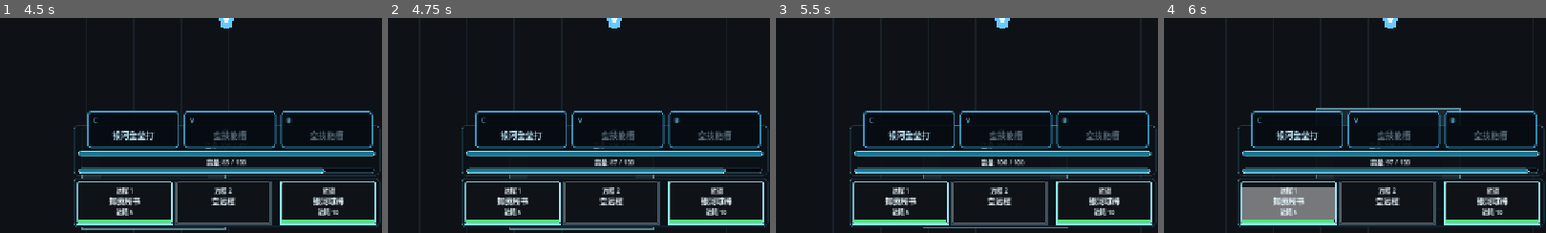
Above: before the commit, frames 1-4 (left to right).
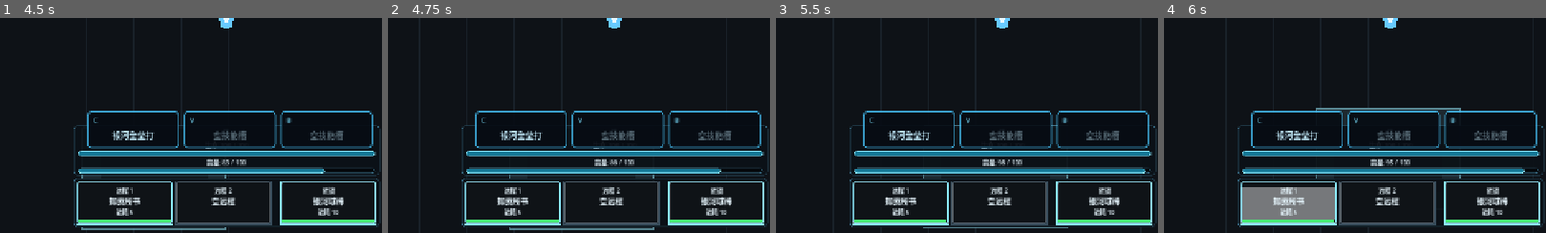
Above: after the commit, the same moments.

Repository: LisBam/StarHacker
Game: Godot game, scene res://scenes/ui/main_menu.tscn
The game is run twice, just before and just after one commit, with the same random seed, the same clock (stepped at 60 frames per second) and the same inputs.
Inputs (mouse positions are % of the whole screen's width and height, from its top left):
- Up to frame 1 (4.5 s): click "骇入" at 0.5 s; tap Enter at 1.25, 4.25 s; drag from (37, 93) to (53, 50) at 1.27 s; drag from (50, 93) to (53, 50) at 2.02 s; tap Space (dodge) at 2.75, 4.35 s; move the mouse to (63, 93) at 2.77 s; hold D (move_right) 2.78-3.5 s; click (63, 93) at 2.85 s; tap Shift (sprint) at 3.05 s; drag from (45, 70) to (20, 35) at 3.52 s; move the mouse to (80, 65) at 4.27 s; hold A (move_left) from 4.28 s (still down)
- Up to frame 2 (4.75 s): keep holding A (move_left); tap Shift (sprint) at 4.55 s
- Up to frame 3 (5.5 s): release A (move_left) at 5 s; drag from (20, 35) to (53, 50) at 5.02 s
- Up to frame 4 (6 s): move the mouse to (55, 50) at 5.77 s; hold S (move_down) from 5.78 s (still down); tap Shift (sprint) at 5.85 s; click (55, 50) at 5.92 s
The pictures show only the part of the screen within x 20-70%, y 50-100%; the shares and areas given below are measured in that part.

Frame 1 is identical in both runs. In frame 2, less than 0.1% of the frame differs, in the area x 58-89%, y 65-73%; in frame 3, 0.3%, in the area x 53-98%, y 65-73%; in frame 4, less than 0.1%.

Commit message:
1.修复疾跑能耗被自然回能抵消

Diff:
--- a/scripts/components/combat_stats_component.gd
+++ b/scripts/components/combat_stats_component.gd
@@ -48,6 +48,8 @@
 var _equipment_health_regeneration_per_five_seconds: float = 0.0
 ## 装备每秒能量恢复加成；默认 0，由有效躯干装备整体覆盖并叠加到基础恢复速度。
 var _equipment_energy_regeneration: float = 0.0
+## 能量自然恢复阻止来源表；键为稳定来源 ID、值为 true，任一来源存在时暂停自然回能但不影响主动耗能与无限能量。
+var _energy_regeneration_blocked_sources: Dictionary = {}
 ## 装备闪避率；默认 0，受到攻击时由玩家控制器独立判定。
 var _equipment_dodge_chance: float = 0.0
 ## 装备暴击率加成；默认 0，与当前武器暴击率相加。
@@ -86,6 +88,9 @@
 	if infinite_energy:
 		set_energy(max_energy)
 		return
+	if not _energy_regeneration_blocked_sources.is_empty():
+		# 自然回能阻止；疾跑等持续主动耗能期间不与回能相抵，解除全部来源后下一帧恢复原有结算。
+		return
 
 	# 当前每秒能量恢复；基础值与装备加成直接相加，每 1 点装备属性对应每秒额外恢复 1 点能量。
 	var effective_energy_regeneration: float = maxf(energy_regeneration_per_second + _equipment_energy_regeneration + _temporary_energy_regeneration, 0.0)
@@ -200,6 +205,18 @@
 	infinite_energy = enabled
 	if infinite_energy:
 		set_energy(max_energy)
+
+
+func set_energy_regeneration_blocked_source(source_id: String, blocked: bool) -> void:
+	## 设置一个独立的自然能量恢复阻止来源；相同来源重复写入保持幂等，所有来源清除后才恢复每秒能量结算。
+	# 标准化来源 ID；空字符串不具备稳定所有权，直接忽略以避免无法清理的阻止状态。
+	var normalized_source_id: String = source_id.strip_edges()
+	if normalized_source_id.is_empty():
+		return
+	if blocked:
+		_energy_regeneration_blocked_sources[normalized_source_id] = true
+	else:
+		_energy_regeneration_blocked_sources.erase(normalized_source_id)
 
 
 func is_infinite_health_enabled() -> bool:
--- a/scripts/player/player_controller.gd
+++ b/scripts/player/player_controller.gd
@@ -12,6 +12,8 @@
 
 ## 战斗爆发特效脚本；默认通过路径预加载，避免依赖 Godot 全局类名缓存解析顺序。
 const COMBAT_BURST_EFFECT_SCRIPT: Script = preload("res://scripts/effects/combat_burst_effect.gd")
+## 疾跑自然回能阻止来源 ID；固定值只属于本玩家控制器，停止疾跑时通过同一 ID 恢复属性组件自然回能。
+const SPRINT_ENERGY_REGENERATION_BLOCK_SOURCE_ID: String = "player_sprint"
 
 ## 玩家显示名称；默认值为“角色”，会由当前选择角色覆盖，运行时修改会影响后续 UI 展示文本。
 @export var player_display_name: String = "角色"
@@ -99,6 +101,8 @@
 var _forced_movement_speed: float = 0.0
 ## 本物理帧强制移动是否被环境墙体阻挡；默认 false，仅在强制移动 move_and_slide 后按碰撞法线更新。
 var _forced_movement_blocked_this_frame: bool = false
+## 当前是否已经成功支付疾跑能耗；默认 false，状态变化时同步暂停或恢复自然能量回复，确保疾跑净耗能符合配置值。
+var _is_sprinting: bool = false
 
 ## 输入组件实例缓存；默认在 ready 阶段按路径获取，保持动态类型以降低脚本类名缓存依赖，修改会影响移动与攻击输入读取。
 @onready var _input_component = get_node(input_component_path)
@@ -142,8 +146,10 @@
 	_handle_dodge_request(movement_direction)
 	_update_weapon_attack_input(delta)
 	if _forced_movement_remaining > 0.0:
+		_set_sprinting_state(false)
 		_move_forced_movement(delta)
 	elif _dodge_time_remaining > 0.0:
+		_set_sprinting_state(false)
 		_move_dodge(delta)
 	else:
 		# 当前帧移动速度倍率；取值大于等于 1，默认由疾跑状态和能耗计算，修改会影响普通移动速度。
@@ -429,11 +435,15 @@
 func _get_movement_speed_multiplier(movement_direction: Vector2, delta: float) -> float:
 	# 综合移动倍率；默认 1，疾跑、蓄力、技能和套装效果依次连乘，互不覆盖其他来源。
 	var resolved_multiplier: float = 1.0
+	# 本帧是否成功进入疾跑；只有满足移动、输入与能量支付条件时才暂停自然回能并应用疾跑倍率。
+	var sprinting_this_frame: bool = false
 	if not movement_direction.is_zero_approx() and _input_component.has_method("is_sprint_pressed") and bool(_input_component.call("is_sprint_pressed")):
 		# 本帧疾跑能耗；取值大于等于 0，只有成功支付时才应用疾跑倍率。
 		var sprint_energy_consumption: float = maxf(sprint_energy_consumption_per_second, 0.0) * delta
 		if _spend_energy(sprint_energy_consumption):
+			sprinting_this_frame = true
 			resolved_multiplier *= maxf(sprint_speed_multiplier, 1.0)
+	_set_sprinting_state(sprinting_this_frame)
 	if _weapon_charge_component != null and _weapon_charge_component.has_method("get_movement_speed_multiplier"):
 		resolved_multiplier *= maxf(float(_weapon_charge_component.call("get_movement_speed_multiplier")), 0.0)
 	if _temporary_buff_component != null and _temporary_buff_component.has_method("get_move_speed_multiplier"):
@@ -645,6 +655,15 @@
 		return true
 
 	return bool(_stats_component.call("spend_energy", amount))
+
+
+func _set_sprinting_state(enabled: bool) -> void:
+	## 同步疾跑状态与自然回能阻止来源；只在实际状态变化时调用属性组件，避免每个物理帧重复改写字典。
+	if _is_sprinting == enabled:
+		return
+	_is_sprinting = enabled
+	if _stats_component != null and _stats_component.has_method("set_energy_regeneration_blocked_source"):
+		_stats_component.call("set_energy_regeneration_blocked_source", SPRINT_ENERGY_REGENERATION_BLOCK_SOURCE_ID, _is_sprinting)
 
 
 func _get_weapon_energy_consumption(weapon_data: Resource) -> float:
Not shown, changed: docs/game_framework.md
Not shown, changed: docs/游戏机制与玩法内容.md
